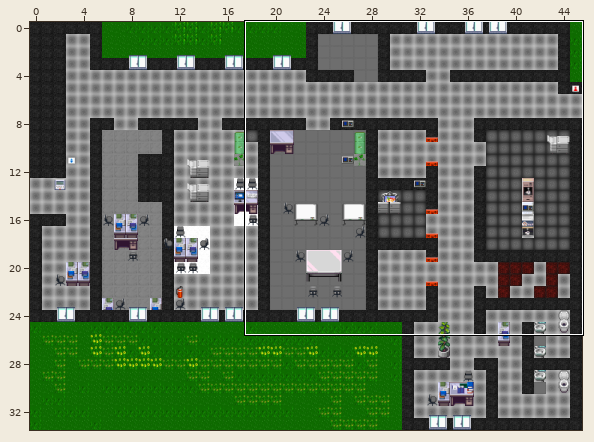
Tiled map (JSON) -- maps/map-digitalhub.json. Above, an overview of the earlier version with the close-up marked.
Close-up. Earlier state:
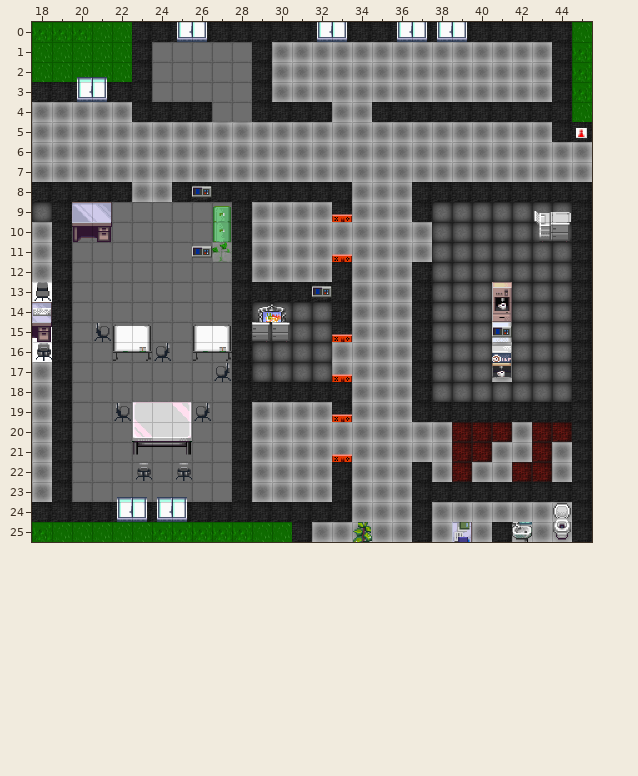
Cells are 32x32 px. Shown: x 18..45, y 0..25. The commit also changed other parts of the map, which this record leaves out.
After the commit:
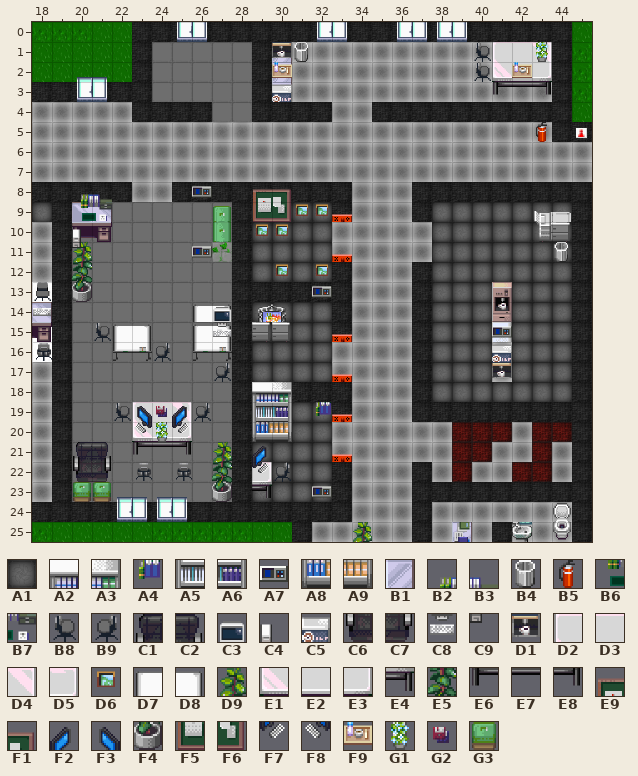
Key: from "floortileset": A1 15; from "office_1": A2 3, A3 4, A4 16, A5 19, A6 20, A7 32, A8 35, A9 36, B1 52, B2 82, B3 83, B4 96, B5 97, B6 98, B7 99, B8 114, B9 115, C1 120, C2 121, C3 132, C4 133, C5 134, C6 136, C7 137, C8 148, C9 149, D1 150, D2 152, D3 153, D4 154, D5 157, D6 158, D7 161, D8 162, D9 164, E1 168, E2 169, E3 170, E4 173, E5 180, E6 184, E7 185, E8 186, E9 187, F1 188, F2 189, F3 190, F4 196, F5 203, F6 204, F7 205, F8 206, F9 221, G1 230, G2 241, G3 247.
__ is an empty cell.
Tiles of an added or newly shown layer are drawn over the layers below it.
From old to new:
Layer "openSlideSignQuiz" (added):
Tile A1 now appears in rows 9 to 12 at x 29 to 32.
Layer "openWebsiteTechquiz" (added):
Tile A1 now appears in rows 19 to 20 at x 31 to 32; in row 21 at x 29 to 32; in row 22 at x 30 to 32; in row 23 at x 29 to 32.
Layer "top":
Tile B8 now appears in rows 1 to 2 at x 40.
Tile D7 now appears in row 14 at x 26.
Tile D8 now appears in row 14 at x 27.
Tile G3 now appears in row 23 at x 20 to 21.
Layer "ordi":
Tile B1 now appears in rows 1 to 3 at x 30.
Tile D2 now appears in row 1 at x 41.
Tile D3 now appears in row 1 at x 42.
Tile D4 now appears in row 1 at x 43.
Tile D5 now appears in row 22 at x 29.
Tile D9 now appears in row 11 at x 20; in row 21 at x 27.
Tile E1 now appears in row 2 at x 41.
Tile E2 now appears in row 2 at x 42.
Tile E3 now appears in row 2 at x 43.
Tile E4 now appears in row 23 at x 29.
Tile E5 now appears in row 12 at x 20; in row 22 at x 27.
Tile E6 now appears in row 3 at x 41.
Tile E7 now appears in row 3 at x 42.
Tile E8 now appears in row 3 at x 43.
Tile F4 now appears in row 13 at x 20; in row 23 at x 27.
Layer "override":
Tile A2 now appears in row 18 at x 29.
Tile A3 now appears in row 18 at x 30.
Tile A4 now appears in row 19 at x 32.
Tile A5 now appears in row 19 at x 29.
Tile A6 now appears in row 19 at x 30.
Tile A7 now appears in row 23 at x 32.
Tile A8 now appears in row 20 at x 29.
Tile A9 now appears in row 20 at x 30.
Tile B2 now appears in row 8 at x 20.
Tile B3 now appears in row 8 at x 21.
Tile B4 now appears in row 1 at x 31; in row 11 at x 44.
Tile B5 now appears in row 5 at x 43.
Tile B6 now appears in row 9 at x 20.
Tile B7 now appears in row 9 at x 21.
Tile B9 now appears in row 22 at x 30.
Tile C1 now appears in row 21 at x 20.
Tile C2 now appears in row 21 at x 21.
Tile C3 now appears in row 14 at x 27.
Tile C4 now appears in row 10 at x 20.
Tile C5 now appears in row 3 at x 30.
Tile C6 now appears in row 22 at x 20.
Tile C7 now appears in row 22 at x 21.
Tile C8 now appears in row 15 at x 27.
Tile C9 now appears in row 11 at x 20.
Tile D1 now appears in row 1 at x 30.
Tile D6 now appears in row 9 at x 31 to 32; in row 10 at x 29 to 30; in row 12 at x 30 and 32.
Tile E4 now appears in row 23 at x 29.
Tile E9 now appears in row 8 at x 29.
Tile F1 now appears in row 8 at x 30.
Tile F2 now appears in row 19 at x 25; in row 21 at x 29.
Tile F3 now appears in row 19 at x 23.
Tile F5 now appears in row 9 at x 29.
Tile F6 now appears in row 9 at x 30.
Tile F7 now appears in row 20 at x 25; in row 22 at x 29.
Tile F8 now appears in row 20 at x 23.
Tile F9 now appears in row 2 at x 30 and 42.
Tile G1 now appears in row 1 at x 43; in row 20 at x 24.
Tile G2 now appears in row 19 at x 24.
